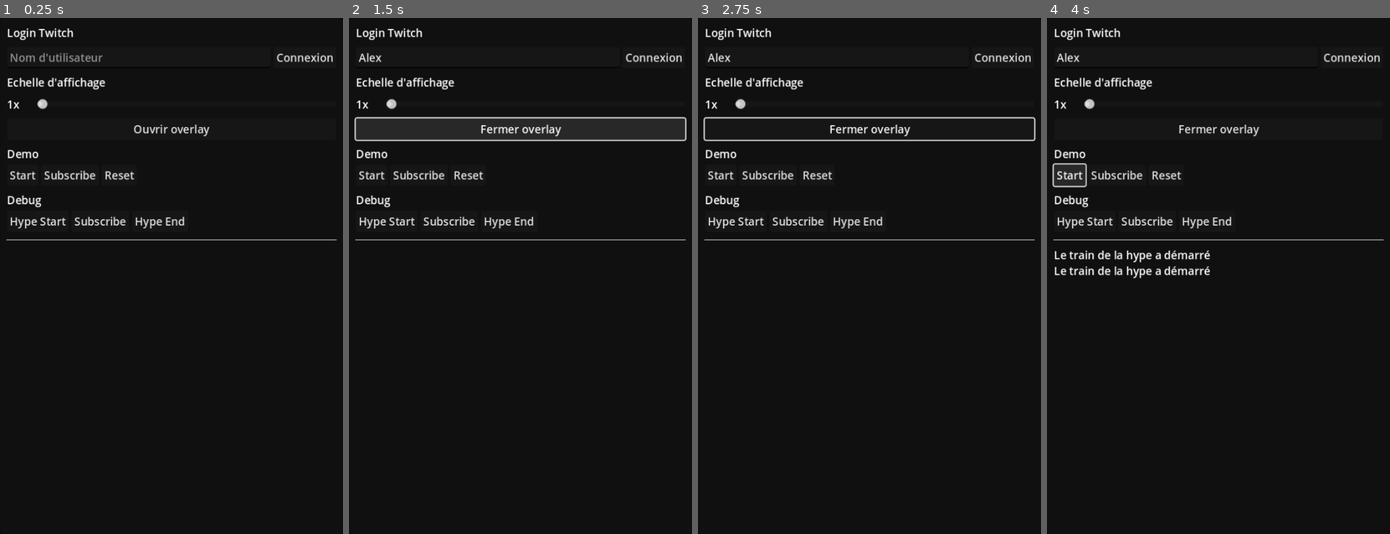
Above: before the commit, frames 1-4 (left to right).
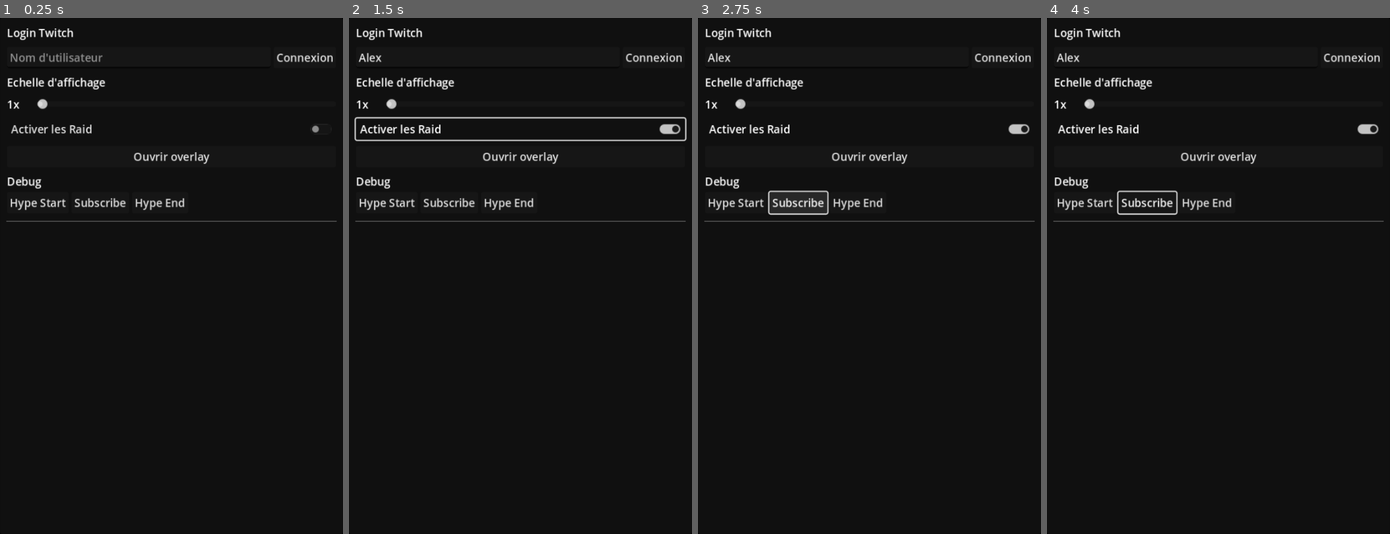
Above: after the commit, the same moments.

Repository: GuillaumeCa/HypeTrainClown
Game: Godot game, scene res://main.tscn
The game is run twice, just before and just after one commit, with the same random seed, the same clock (stepped at 60 frames per second) and the same inputs.
Inputs (mouse positions are in pixels of both pictures, inside the frame that each line leads up to):
- Up to frame 1 (0.25 s): no input
- Up to frame 2 (1.5 s): click (486, 59) at 0.52 s; type "Alex" at 0.6 s; click (520, 131) at 1.25 s, where only the run after the commit has a clickable "Activer les Raid"
- Up to frame 3 (2.75 s): click "Subscribe" at 2 s
- Up to frame 4 (4 s): click (1071, 172) at 2.75 s, where only the run before the commit has a clickable "Start"; click (1071, 172) at 3.5 s, where only the run before the commit has a clickable "Start"

The runs differ from the first frame. In frame 1, 2.6% of the frame differs, in the area x 1-99%, y 20-44%; in frame 2, 2.7%; in frame 3, 3.8%; in frame 4, 3.9%, in the area x 1-99%, y 20-51%.

Commit message:
add raid animation

Diff:
--- /dev/null
+++ b/scenes/hell_pod.gd
@@ -0,0 +1,68 @@
+extends Area2D
+
+@onready var gpu_particles_2d: GPUParticles2D = $GPUParticles2D
+@onready var despawn_timer: Timer = $DespawnTimer
+
+var speed = 120
+
+var user_name = ""
+
+var colors = [
+  "#FF0000", # Red
+  "#FF7F00", # Orange
+  "#FFFF00", # Yellow
+  "#00FF00", # Lime
+  "#00FFFF", # Cyan
+  "#0000FF", # Blue
+  "#8A2BE2", # Blue Violet
+  "#FF00FF", # Magenta
+  "#FF1493", # Deep Pink
+  "#FFD700", # Gold
+  "#32CD32", # Lime Green
+  "#FF6347", # Tomato
+  "#7CFC00", # Lawn Green
+  "#FF4500", # Orange Red
+  "#00FF7F", # Spring Green
+  "#40E0D0", # Turquoise
+  "#9400D3", # Dark Violet
+  "#DC143C", # Crimson
+  "#00CED1", # Dark Turquoise
+  "#FF69B4", # Hot Pink
+  "#00BFFF", # Deep Sky Blue
+  "#6A5ACD", # Slate Blue
+  "#FA8072", # Salmon
+  "#20B2AA", # Light Sea Green
+  "#FF8C00", # Dark Orange
+  "#00FA9A", # Medium Spring Green
+  "#9932CC", # Dark Orchid
+  "#ADFF2F", # Green Yellow
+  "#1E90FF"  # Dodger Blue
+]
+
+func _ready() -> void:
+	$Label.hide()
+	if user_name != "":
+		$Label.show()
+		$Label.text = user_name
+	$ClownHair.modulate = Color(colors.pick_random())
+
+	speed += randi_range(-20, 20)
+
+# Called every frame. 'delta' is the elapsed time since the previous frame.
+func _process(delta: float) -> void:
+	position += transform.y * speed * delta
+
+
+func _on_area_entered(area: Area2D) -> void:
+	if area.is_in_group("floor"):
+		gpu_particles_2d.emitting = false
+		speed = 0
+		if user_name == "":
+			despawn_timer.start()
+
+
+func _on_despawn_timer_timeout() -> void:
+	var tw = create_tween()
+	tw.tween_property(self, "modulate:a", 0.0, 0.5)
+	await tw.finished
+	queue_free()
--- /dev/null
+++ b/scenes/hell_pod.tscn
@@ -0,0 +1,106 @@
+[gd_scene load_steps=13 format=3 uid="uid://bqdyc84qknjug"]
+
+[ext_resource type="Texture2D" uid="uid://56a5q8ajy2fq" path="res://assets/textures/hellpod.png" id="1_70cw0"]
+[ext_resource type="Texture2D" uid="uid://c867utw33ufyu" path="res://assets/textures/clown1.png" id="1_euy5p"]
+[ext_resource type="Script" path="res://scenes/hell_pod.gd" id="1_uyyyk"]
+[ext_resource type="Texture2D" uid="uid://dw57fjgytpxsb" path="res://assets/textures/clown_hair.png" id="2_i26a1"]
+[ext_resource type="Texture2D" uid="uid://bxvm1vbtih410" path="res://assets/textures/clown_nohair.png" id="3_3xa2l"]
+[ext_resource type="Texture2D" uid="uid://vys85dy8ol8k" path="res://assets/textures/plasma_particle.png" id="3_41ehb"]
+
+[sub_resource type="Gradient" id="Gradient_bfngh"]
+offsets = PackedFloat32Array(0, 0.0273823, 0.11391, 0.720701, 1)
+colors = PackedColorArray(0.976471, 0.870588, 0.784314, 0.266667, 2, 2, 2, 1, 0.992188, 0.906028, 0.0586588, 1, 0.792157, 0.290196, 0.0352941, 1, 0.776471, 0.239216, 0.0313726, 0)
+
+[sub_resource type="GradientTexture1D" id="GradientTexture1D_1s5h0"]
+gradient = SubResource("Gradient_bfngh")
+
+[sub_resource type="Curve" id="Curve_787bu"]
+_data = [Vector2(0, 0.953807), 0.0, 0.0, 0, 0, Vector2(1, 0.745939), 0.0, 0.0, 0, 0]
+point_count = 2
+
+[sub_resource type="CurveTexture" id="CurveTexture_cd87k"]
+curve = SubResource("Curve_787bu")
+
+[sub_resource type="ParticleProcessMaterial" id="ParticleProcessMaterial_k4tyv"]
+particle_flag_disable_z = true
+angle_min = -84.4
+angle_max = 61.9
+direction = Vector3(0, -1, 0)
+spread = 25.312
+flatness = 0.255
+initial_velocity_min = 292.45
+initial_velocity_max = 299.01
+radial_velocity_min = 29.92
+radial_velocity_max = 95.52
+gravity = Vector3(0, 0, 0)
+scale_min = 0.0
+scale_max = 0.25
+scale_curve = SubResource("CurveTexture_cd87k")
+color_ramp = SubResource("GradientTexture1D_1s5h0")
+
+[sub_resource type="RectangleShape2D" id="RectangleShape2D_hyxep"]
+size = Vector2(46, 76)
+
+[node name="HellPod" type="Area2D"]
+script = ExtResource("1_uyyyk")
+
+[node name="ClownHair" type="Sprite2D" parent="."]
+position = Vector2(34.568, -9.43196)
+rotation = 1.57079
+scale = Vector2(0.106, 0.106)
+texture = ExtResource("2_i26a1")
+
+[node name="ClownNohair" type="Sprite2D" parent="."]
+position = Vector2(33.568, -9.43197)
+rotation = 1.57079
+scale = Vector2(0.106, 0.106)
+texture = ExtResource("3_3xa2l")
+
+[node name="Clown1" type="Sprite2D" parent="."]
+visible = false
+position = Vector2(33, -9)
+rotation = 1.5708
+scale = Vector2(0.105958, 0.105958)
+texture = ExtResource("1_euy5p")
+
+[node name="Hellpod" type="Sprite2D" parent="."]
+scale = Vector2(0.28125, 0.28125)
+texture = ExtResource("1_70cw0")
+
+[node name="GPUParticles2D" type="GPUParticles2D" parent="."]
+position = Vector2(0, 44)
+amount = 40
+process_material = SubResource("ParticleProcessMaterial_k4tyv")
+texture = ExtResource("3_41ehb")
+lifetime = 0.7
+
+[node name="CollisionShape2D" type="CollisionShape2D" parent="."]
+shape = SubResource("RectangleShape2D_hyxep")
+
+[node name="DespawnTimer" type="Timer" parent="."]
+wait_time = 5.0
+one_shot = true
+
+[node name="Label" type="Label" parent="."]
+visible = false
+anchors_preset = 3
+anchor_left = 1.0
+anchor_top = 1.0
+anchor_right = 1.0
+anchor_bottom = 1.0
+offset_left = 101.0
+offset_top = -394.0
+offset_right = 497.0
+offset_bottom = -349.0
+grow_horizontal = 0
+grow_vertical = 0
+rotation = 1.57079
+size_flags_horizontal = 8
+theme_override_colors/font_outline_color = Color(0, 0, 0, 1)
+theme_override_constants/outline_size = 20
+theme_override_font_sizes/font_size = 31
+text = "Name"
+horizontal_alignment = 2
+
+[connection signal="area_entered" from="." to="." method="_on_area_entered"]
+[connection signal="timeout" from="DespawnTimer" to="." method="_on_despawn_timer_timeout"]
--- /dev/null
+++ b/scenes/hell_pod_spawner.gd
@@ -0,0 +1,33 @@
+extends Node2D
+
+@export var hellpod_scn: PackedScene
+@onready var raid_sound = $RaidSound
+
+
+func spawn(username: String, count: int):
+	raid_sound.play()
+	var leader_pod = spawn_pod(username)
+
+	for i in count:
+		prints("spawning:", i)
+		spawn_pod()
+		await get_tree().create_timer(randf_range(0.05, 0.1) * 300/count).timeout
+
+	await get_tree().create_timer(10).timeout
+	leader_pod.queue_free()
+
+
+func spawn_pod(user_name: String = "") -> Node2D:
+	var instance = hellpod_scn.instantiate() as Node2D
+
+	instance.position = Vector2(randf_range(0, 1600), -54)
+
+	if user_name != "":
+		instance.user_name = user_name
+		instance.position = Vector2(800, -54)
+		instance.z_index = 1
+
+	instance.rotation = deg_to_rad(-15)
+	add_child(instance)
+
+	return instance
--- /dev/null
+++ b/scenes/hell_pod_spawner.tscn
@@ -0,0 +1,10 @@
+[gd_scene load_steps=3 format=3 uid="uid://mff2rjxsmiv5"]
+
+[ext_resource type="Script" path="res://scenes/hell_pod_spawner.gd" id="1_2pq84"]
+[ext_resource type="AudioStream" uid="uid://conrqr3j265hj" path="res://assets/sounds/videoplayback.ogg" id="2_jcflw"]
+
+[node name="HellPodSpawner" type="Node2D"]
+script = ExtResource("1_2pq84")
+
+[node name="RaidSound" type="AudioStreamPlayer" parent="."]
+stream = ExtResource("2_jcflw")
--- a/scenes/overlay.gd
+++ b/scenes/overlay.gd
@@ -5,6 +5,7 @@
 
 @onready var train_path = $TrainPath
 @onready var config = Master.config
+@onready var hell_pod_spawner = $HellPodSpawner
 
 var train_offset = 150
 var train_init_voffset = 10.0
@@ -13,6 +14,10 @@
 var train_scale = 1.0:
 	get:
 		return config["train_scale"]
+
+var enable_raid = false:
+	get:
+		return config["enable_raid"]
 
 var current_speed = 0.0
 
@@ -33,8 +38,15 @@
 	match type:
 		Master.HYPE_TRAIN_BEGIN_EVENT:
 			hype_mode = true
+			var sub_login = data["last_contribution"]["user_login"]
+			if sub_login in subs:
+				var sub = subs[sub_login]
+				reset_train()
+				add_user(sub["username"], sub["login"], sub["color"])
+
 		Master.HYPE_TRAIN_PROGRESS_EVENT:
 			hype_mode = true
+
 		Master.HYPE_TRAIN_END_EVENT:
 			hype_mode = false
 			var t = get_tree().create_timer(1)
@@ -62,13 +74,21 @@
 			if !data[notice_type]["gifter_is_anonymous"]:
 				add_user(data[notice_type]["gifter_user_name"], data[notice_type]["gifter_user_login"])
 			add_user(data["chatter_user_name"], data["chatter_user_login"], data["color"])
-
+		"raid":
+			if enable_raid:
+				var viewers = data[notice_type]["viewer_count"]
+				var raid_channel_user = data[notice_type]["user_name"]
+				hell_pod_spawner.spawn(raid_channel_user, min(viewers, 1500))
 
 func add_user(username, login, color = ""):
 	# if user is already on the train don't add it again
 	if login in subs:
 		return
-	subs[login] = 1
+	subs[login] = {
+		"username": username,
+		"login": login,
+		"color": color
+	}
 	prints("user", username, "just subbed !")
 
 	var wagon_idx = 0
--- a/scenes/overlay.tscn
+++ b/scenes/overlay.tscn
@@ -1,8 +1,10 @@
-[gd_scene load_steps=5 format=3 uid="uid://blkeokca0ctys"]
+[gd_scene load_steps=8 format=3 uid="uid://blkeokca0ctys"]
 
 [ext_resource type="Script" path="res://scenes/overlay.gd" id="1_qbi3a"]
 [ext_resource type="Texture2D" uid="uid://bymkmmpax3c4h" path="res://assets/textures/train_tracks.png" id="2_lyao4"]
 [ext_resource type="PackedScene" uid="uid://ou0qqh6hxrbx" path="res://scenes/wagon.tscn" id="3_7s1f1"]
+[ext_resource type="PackedScene" uid="uid://mff2rjxsmiv5" path="res://scenes/hell_pod_spawner.tscn" id="3_ukvix"]
+[ext_resource type="PackedScene" uid="uid://bqdyc84qknjug" path="res://scenes/hell_pod.tscn" id="4_eapyc"]
 
 [sub_resource type="Curve2D" id="Curve2D_fr6r5"]
 _data = {
@@ -10,9 +12,15 @@
 }
 point_count = 5
 
+[sub_resource type="RectangleShape2D" id="RectangleShape2D_rtjau"]
+size = Vector2(1917, 20)
+
 [node name="overlay" type="Node2D"]
 script = ExtResource("1_qbi3a")
 wagon_scene = ExtResource("3_7s1f1")
+
+[node name="HellPodSpawner" parent="." instance=ExtResource("3_ukvix")]
+hellpod_scn = ExtResource("4_eapyc")
 
 [node name="Track" type="Line2D" parent="."]
 visible = false
@@ -34,3 +42,11 @@
 rotation = 0.0
 progress = 50.0
 v_offset = 12.0
+
+[node name="Area2D" type="Area2D" parent="." groups=["floor"]]
+position = Vector2(10, 1097)
+metadata/_edit_group_ = true
+
+[node name="CollisionShape2D" type="CollisionShape2D" parent="Area2D"]
+position = Vector2(948.5, 0)
+shape = SubResource("RectangleShape2D_rtjau")
--- a/scenes/ui.gd
+++ b/scenes/ui.gd
@@ -17,12 +17,13 @@
 func _ready():
 	$Panel/Margin/VBox/HBoxInput/UsernameInput.text = config["username"]
 	update_scale(config["train_scale"])
-
+	$Panel/Margin/VBox/CheckButton.button_pressed = config["enable_raid"]
 
 	if not OS.is_debug_build():
 		$Panel/Margin/VBox/debug.hide()
 
 	Master.events.connect(handle_events)
+	$Panel/Margin/VBox/demo.hide()
 
 
 func _process(delta):
@@ -66,6 +67,12 @@
 func toggle_open_overlay(open: bool):
 	open_overlay_btn.text = "Ouvrir overlay" if open else "Fermer overlay"
 
+	if open:
+		$Panel/Margin/VBox/demo.hide()
+	else:
+		$Panel/Margin/VBox/demo.show()
+
+
 func add_log(text: String):
 	$Panel/Margin/VBox/Logs.text += text + "\n"
 
@@ -85,12 +92,23 @@
 
 
 func _on_demo_start_pressed():
-	Master.send_event(Master.HYPE_TRAIN_BEGIN_EVENT, {})
+	var user = demo_users[0]
+	Master.send_event(Master.CHAT_NOTIFICATION_EVENT, { "notice_type": "sub", "chatter_user_name": user, "chatter_user_login": user, "color": "" })
+	Master.send_event(Master.HYPE_TRAIN_BEGIN_EVENT, { "last_contribution": { "user_login": user } })
 
 func _on_demo_sub_pressed():
-	var user = demo_users[randi() % demo_users.size()] + str(randi_range(0, 100))
+	var user = demo_users.pick_random() + str(randi_range(0, 100))
 	Master.send_event(Master.CHAT_NOTIFICATION_EVENT, { "notice_type": "sub", "chatter_user_name": user, "chatter_user_login": user, "color": "" })
 
 
 func _on_demo_end_pressed():
 	Master.send_event(Master.HYPE_TRAIN_END_EVENT, {})
+
+
+func _on_demo_raid_pressed() -> void:
+	Master.send_event(Master.CHAT_NOTIFICATION_EVENT, { "notice_type": "raid", "raid": { "user_name": demo_users.pick_random(), "viewer_count": randi_range(50, 500) } })
+
+
+func _on_check_button_toggled(toggled_on: bool) -> void:
+	config["enable_raid"] = toggled_on
+	Master.save_config(config)
--- a/scenes/ui.tscn
+++ b/scenes/ui.tscn
@@ -72,6 +72,10 @@
 step = 0.05
 value = 1.0
 
+[node name="CheckButton" type="CheckButton" parent="Panel/Margin/VBox"]
+layout_mode = 2
+text = "Activer les Raid"
+
 [node name="OpenOverlay" type="Button" parent="Panel/Margin/VBox"]
 layout_mode = 2
 text = "Ouvrir overlay"
@@ -98,6 +102,10 @@
 [node name="DemoEnd" type="Button" parent="Panel/Margin/VBox/demo/DemoMenu"]
 layout_mode = 2
 text = "Reset"
+
+[node name="DemoRaid" type="Button" parent="Panel/Margin/VBox/demo/DemoMenu"]
+layout_mode = 2
+text = "Raid"
 
 [node name="debug" type="VBoxContainer" parent="Panel/Margin/VBox"]
 layout_mode = 2
@@ -132,10 +140,12 @@
 
 [connection signal="pressed" from="Panel/Margin/VBox/HBoxInput/Validate" to="." method="_on_validate_pressed"]
 [connection signal="value_changed" from="Panel/Margin/VBox/HBoxContainer/ScaleSlider" to="." method="_on_h_slider_value_changed"]
+[connection signal="toggled" from="Panel/Margin/VBox/CheckButton" to="." method="_on_check_button_toggled"]
 [connection signal="pressed" from="Panel/Margin/VBox/OpenOverlay" to="." method="_on_open_overlay_pressed"]
 [connection signal="pressed" from="Panel/Margin/VBox/demo/DemoMenu/DemoStart" to="." method="_on_demo_start_pressed"]
 [connection signal="pressed" from="Panel/Margin/VBox/demo/DemoMenu/DemoSub" to="." method="_on_demo_sub_pressed"]
 [connection signal="pressed" from="Panel/Margin/VBox/demo/DemoMenu/DemoEnd" to="." method="_on_demo_end_pressed"]
+[connection signal="pressed" from="Panel/Margin/VBox/demo/DemoMenu/DemoRaid" to="." method="_on_demo_raid_pressed"]
 [connection signal="pressed" from="Panel/Margin/VBox/debug/DebugMenu/HypeStart" to="." method="_on_hype_start_pressed"]
 [connection signal="pressed" from="Panel/Margin/VBox/debug/DebugMenu/Sub" to="." method="_on_sub_pressed"]
 [connection signal="pressed" from="Panel/Margin/VBox/debug/DebugMenu/HypeEnd" to="." method="_on_hype_end_pressed"]
--- a/singletons/master.gd
+++ b/singletons/master.gd
@@ -15,7 +15,8 @@
 const default_config = {
 	"username": "",
 	"train_scale": 1.0,
-	"auth": null
+	"auth": null,
+	"enable_raid": false
 }
 
 signal events(type, data)
@@ -27,7 +28,6 @@
 func init_config():
 	if FileAccess.file_exists(config_filename):
 		config = load_config()
-		print(config)
 	else:
 		var cfg = default_config.duplicate()
 		cfg["v"] = config_version
@@ -49,6 +49,11 @@
 		cfg["v"] = config_version
 		return save_config(cfg)
 
+	if not "enable_raid" in data:
+		data["enable_raid"] = false
+
+	save_config(data)
+
 	return data
 
 
Not shown, added: assets/sounds/videoplayback.ogg.import
Binary file added: assets/textures/hellpod.png
Not shown, added: assets/textures/hellpod.png.import
Binary file added: assets/textures/plasma_particle.png
Not shown, added: assets/textures/plasma_particle.png.import
Not shown, added: assets/krita/hellpod.kra
Not shown, added: assets/krita/hellpod.kra~
Not shown, added: assets/sounds/videoplayback.ogg
Not shown, added: assets/textures/hellpod.png~
Not shown, added: assets/textures/plasma_particle.png~
